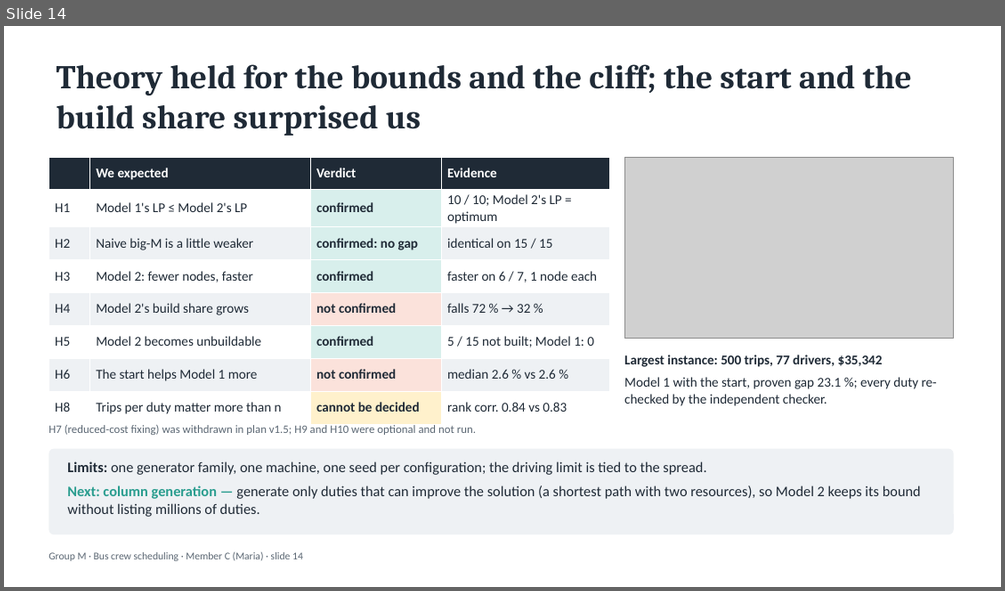
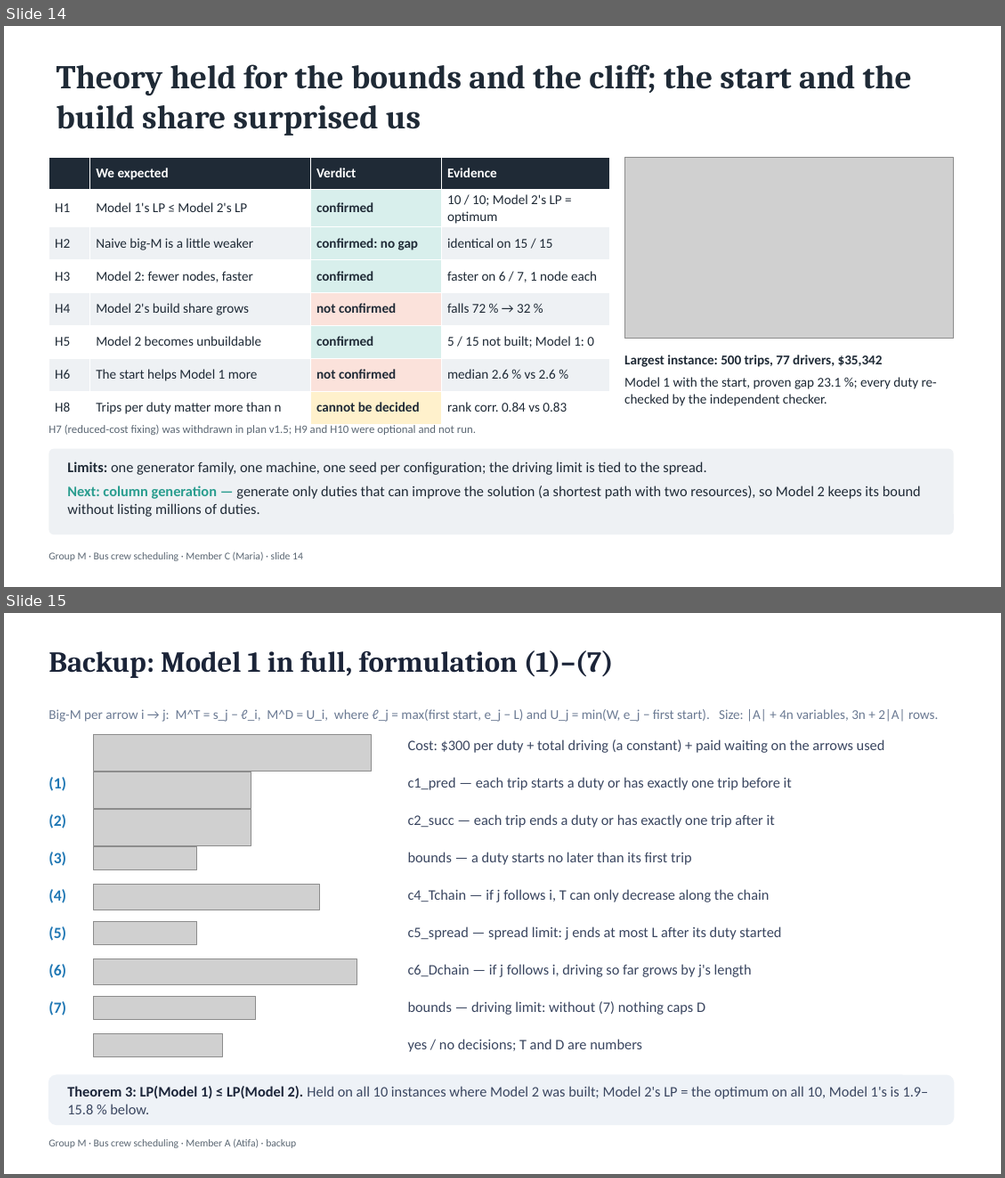
Before and after one commit to mariaakhoury/crew-scheduling, a slide deck: slides/slides_groupM.pptx. Shown one above the other, each under a label of ours: slide 14 before the commit, slides 14 and 15 after it. The pictures are 1005x591 and 1005x1178 pixels, drawn with LibreOffice and Linux fonts; fonts in the diff are those of the drawing; grey boxes stand for pictures. Boxes give left, top, right and bottom in pixels: in the first picture for what was removed or moved away, otherwise in the second. Text is boxed around its words. In the diff, an @@ line names an element or a change of style, - is before the commit and + after.

```diff
--- a/slides/slides_groupM.pptx
+++ b/slides/slides_groupM.pptx
@@ slide 15 added at (4, 613, 1001, 1174), background #FFFFFF @@
@@ title added at (48, 650, 614, 678), 28 pt, text #1B2438, bold @@
+Backup: Model 1 in full, formulation (1)–(7)
@@ text added at (48, 709, 938, 722), 13 pt, text #6B7A93 @@
+Big-M per arrow i → j: M^T = s_j − ℓ_i, M^D = U_i, where ℓ_j = max(first start, e_j − L) and U_j = min(W, e_j − first start). Size: |A| + 4n variables, 3n + 2|A| rows.
@@ picture added at (94, 734, 372, 771) @@
@@ text added at (408, 739, 885, 753), 14 pt, text #3A4660 @@
+Cost: $300 per duty + total driving (a constant) + paid waiting on the arrows used
@@ picture added at (94, 771, 251, 808) @@
@@ text added at (48, 777, 66, 791), 15 pt, text #1F77B4, bold @@
+(1)
@@ text added at (408, 777, 792, 790), 14 pt, text #3A4660 @@
+c1_pred — each trip starts a duty or has exactly one trip before it
@@ text added at (48, 814, 66, 828), 15 pt, text #1F77B4, bold @@
+(2)
@@ picture added at (94, 809, 251, 845) @@
@@ text added at (408, 814, 775, 827), 14 pt, text #3A4660 @@
+c2_succ — each trip ends a duty or has exactly one trip after it
@@ text added at (48, 852, 66, 866), 15 pt, text #1F77B4, bold @@
+(3)
@@ picture added at (94, 846, 197, 869) @@
@@ text added at (408, 852, 691, 865), 14 pt, text #3A4660 @@
+bounds — a duty starts no later than its first trip
@@ text added at (48, 889, 66, 903), 15 pt, text #1F77B4, bold @@
+(4)
@@ picture added at (94, 884, 319, 910) @@
@@ text added at (408, 889, 769, 902), 14 pt, text #3A4660 @@
+c4_Tchain — if j follows i, T can only decrease along the chain
@@ text added at (48, 926, 66, 941), 15 pt, text #1F77B4, bold @@
+(5)
@@ picture added at (94, 921, 197, 944) @@
@@ text added at (408, 926, 781, 940), 14 pt, text #3A4660 @@
+c5_spread — spread limit: j ends at most L after its duty started
@@ picture added at (94, 958, 357, 985) @@
@@ text added at (48, 964, 66, 978), 15 pt, text #1F77B4, bold @@
+(6)
@@ text added at (408, 964, 752, 977), 14 pt, text #3A4660 @@
+c6_Dchain — if j follows i, driving so far grows by j's length
@@ text added at (48, 1001, 66, 1015), 15 pt, text #1F77B4, bold @@
+(7)
@@ picture added at (94, 996, 255, 1019) @@
@@ text added at (408, 1001, 705, 1014), 14 pt, text #3A4660 @@
+bounds — driving limit: without (7) nothing caps D
@@ picture added at (94, 1033, 223, 1056) @@
@@ text added at (408, 1038, 642, 1052), 14 pt, text #3A4660 @@
+yes / no decisions; T and D are numbers
@@ rounded rectangle added at (48, 1075, 954, 1125), fill #EEF2F7, outline #EEF2F7 1 pt @@
@@ text added at (67, 1086, 929, 1114), 14 pt, text #3A4660 @@
+Theorem 3: LP(Model 1) ≤ LP(Model 2). Held on all 10 instances where Model 2 was built; Model 2's LP = the optimum on all 10, Model 1's is 1.9–15.8 % below.
@@ text added at (48, 1138, 296, 1148), 10 pt, text #5B6773 @@
+Group M · Bus crew scheduling · Member A (Atifa) · backup
```
Also in this commit, not shown: 2 slides changed, 1 other file.
